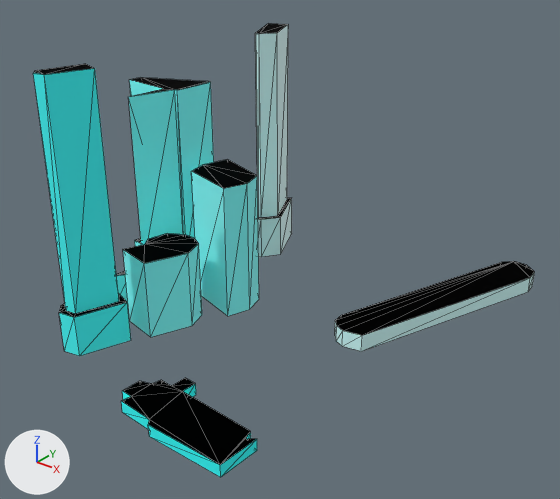
What one commit did to the glTF model web/public/assets/cities/singapore/tiles/-3_-3.far.glb.
The view is the same before and after, from a camera (50 mm lens) standing at (-372.0, -996.0, 278.0) and looking at (-659.0, -638.0, 55.0). The axes (+X, +Y, +Z) are drawn at lower left. The lights are the same throughout. The older version comes first. Mesh edges are drawn as thin lines. Vertices at exactly the same position are counted once.

Script lines for the objects in view, before the commit:
```python
me_3__3_far = bpy.data.meshes.new('-3_-3_far')
me_3__3_far.from_pydata(...)  # 164 vertices, 252 faces; spans x -0.83..0.83, y -1.0..1.0, z -0.59..0.59
# faces by material slot: [164, 88]
me_3__3_far.materials.append(mat_facade)
me_3__3_far.materials.append(mat_roof)
ob_3__3_far = bpy.data.objects.new('-3_-3_far', me_3__3_far)
ob_3__3_far.location = (-669.4, -624.5, 89.5)
ob_3__3_far.scale = (152.0, 152.0, 152.0)
```
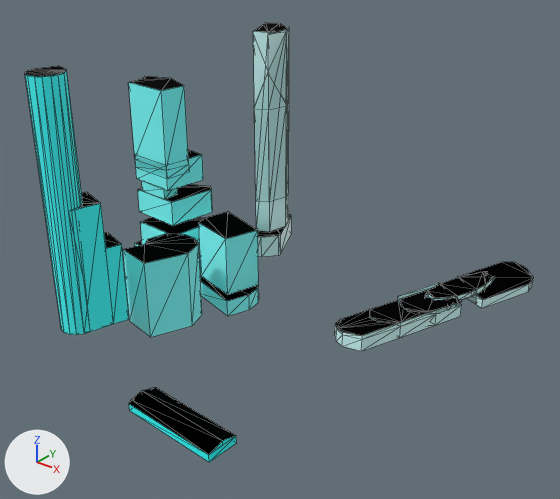
Location of each change, [x1, y1, x2, y2] in pixels of the pictures (560 x 499 px; the box of a moved part takes in the faces that stretch with it):
'-3_-3_far', reshaped, moved, rescaled: before [33, 23, 534, 477]; after [25, 23, 534, 462]
part 1 of me_3__3_far, moved or reshaped: [123, 233, 202, 337] in both
part 2 of me_3__3_far, rebuilt (20% narrower, 24% shorter): before [121, 378, 257, 477]; after [129, 387, 237, 462]
part 3 of me_3__3_far, rebuilt (6% wider, 8% shorter): before [33, 64, 131, 356]; after [25, 66, 129, 335]
part 4 of me_3__3_far, rebuilt (13% shorter): before [255, 23, 292, 257]; after [254, 29, 289, 232]
part 5 of me_3__3_far, rebuilt (36% narrower, 24% shorter): before [335, 261, 534, 351]; after [335, 283, 462, 351]
part 6 of me_3__3_far, rebuilt (12% narrower, 33% shorter): before [191, 159, 259, 316]; after [199, 211, 259, 316]
part 7 of me_3__3_far, cut back: before [116, 77, 214, 303]; after [125, 23, 292, 303]
part 8 of me_3__3_far, added: after [425, 262, 534, 313]

The change, as a diff of the scene's bpy script:
```diff
--- a/web/public/assets/cities/singapore/tiles/-3_-3.far.glb.py
+++ b/web/public/assets/cities/singapore/tiles/-3_-3.far.glb.py
@@ me_3__3_far @@
 # used by ob_3__3_far; location = (-669.4, -624.5, 89.5); scale = (152.0, 152.0, 152.0)
-me_3__3_far.from_pydata(...)  # 164 vertices, 252 faces; spans x -0.83..0.83, y -1.0..1.0, z -0.59..0.59
+me_3__3_far.from_pydata(...)  # 369 vertices, 608 faces; spans x -0.85..0.85, y -1.0..1.0, z -0.6..0.6
+# me_3__3_far part 1: the loose piece of 18 vertices spanning x -0.47..-0.22, y -0.54..-0.23, z -0.59..-0.23 is moved by (-0.01, -0.02, -0.01)
+# me_3__3_far part 2: the loose piece of 32 vertices spanning x -0.03..0.55, y -1.0..-0.71, z -0.59..-0.54 is rebuilt with 15 vertices and now spans x 0.02..0.47, y -1.0..-0.84, z -0.6..-0.55
+# me_3__3_far part 3: the loose piece of 24 vertices spanning x -0.54..-0.34, y -0.84..-0.57, z -0.59..0.59 is rebuilt with 40 vertices and now spans x -0.55..-0.35, y -0.88..-0.59, z -0.49..0.6
+# me_3__3_far part 4: the loose piece of 24 vertices spanning x -0.61..-0.36, y 0.36..0.7, z -0.59..0.56 is rebuilt with 18 vertices and now spans x -0.62..-0.42, y 0.41..0.67, z -0.49..0.57
+# me_3__3_far part 5: the loose piece of 20 vertices spanning x 0.32..0.83, y -0.08..1.0, z -0.59..-0.51 is rebuilt with 63 vertices and now spans x 0.33..0.69, y -0.1..0.55, z -0.6..-0.52
+# me_3__3_far part 6: the loose piece of 12 vertices spanning x -0.43..-0.11, y -0.2..0.09, z -0.59..0.04 is rebuilt with 27 vertices and now spans x -0.43..-0.11, y -0.22..0.08, z -0.6..-0.23
+# me_3__3_far part 7
+# 34 vertices are removed from x -0.83..-0.45, y -0.47..0.13, z -0.59..0.38
+# 57 faces are deleted
+# 77 vertices are added at x -0.85..-0.37, y -0.49..0.7, z -0.6..0.57
+# 20 new vertices lie (0.0, 0.0, 0.12) away from vertices in x -0.81..-0.37, y -0.17..0.7, z -0.6..-0.08
+# 12 new vertices lie (0.0, 0.0, 0.15) away from vertices in x -0.85..-0.46, y -0.49..0.11, z -0.6
+# 10 new vertices lie (0.03, -0.05, 0.0) away from vertices in x -0.81..-0.45, y -0.03..0.61, z -0.45..0.57
+# 5 new vertices lie (0.0, -0.08, 0.0) away from vertices in x -0.78, y -0.08, z -0.45..0.39
+# 5 new vertices lie (0.0, 0.0, 0.88) away from vertices in x -0.62..-0.44, y 0.41..0.67, z -0.31
+# 132 new faces join them, mat_facade
+# 72 new faces join them, mat_roof
+# me_3__3_far part 8
+# 35 vertices are added at x 0.52..0.85, y 0.39..1.0, z -0.6..-0.52
+# 17 new vertices lie (0.0, 0.0, 0.08) away from vertices in x 0.52..0.71, y 0.39..0.8, z -0.6
+# 7 new vertices lie (0.0, 0.0, 0.05) away from vertices in x 0.56..0.85, y 0.59..1.0, z -0.6
+# 68 new faces join them, mat_facade
+# 24 new faces join them, mat_roof
 me_3__3_far.materials.append(mat_facade)
@@ ob_3__3_far @@
 ob_3__3_far = bpy.data.objects.new('-3_-3_far', me_3__3_far)
-ob_3__3_far.location = (-669.4, -624.5, 89.5)
-ob_3__3_far.scale = (152.0, 152.0, 152.0)
+ob_3__3_far.location = (-669.4, -621.8, 89.5)
+ob_3__3_far.scale = (149.0, 149.0, 149.0)
```
